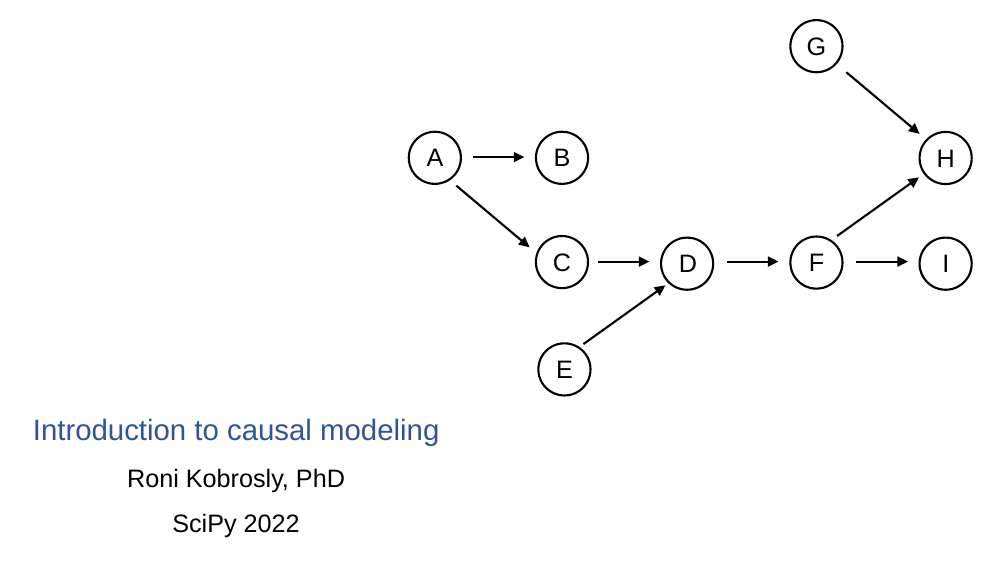
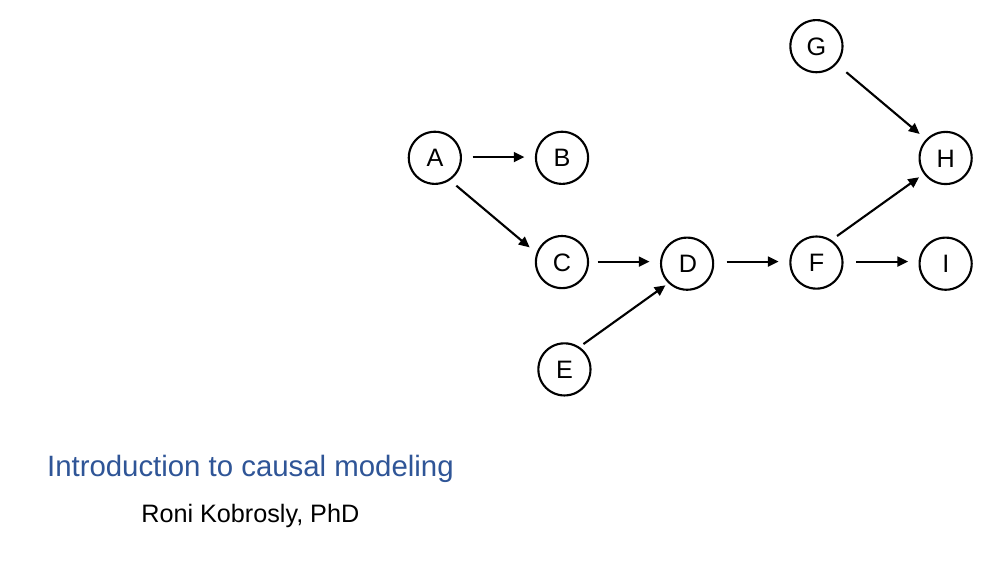
Before and after one commit to ronikobrosly/scipy_2022_causal_inference_tutorial, a slide deck: slide 1 of slides/tutorial_slides.pptx. Drawn at 1008x567 pixels with LibreOffice and Linux fonts; fonts in the diff are those of the drawing. Boxes give left, top, right and bottom in pixels: in the first picture for what was removed or moved away, otherwise in the second. Text is boxed around its words. In the diff, an @@ line names an element or a change of style, - is before the commit and + after.

```diff
--- a/slides/tutorial_slides.pptx
+++ b/slides/tutorial_slides.pptx
@@ title at (47, 454, 453, 528): text changed @@
-Introduction to causal modeling
-Roni Kobrosly, PhD
-SciPy 2022
+Introduction to causal modeling
+Roni Kobrosly, PhD
```
Also in this commit, not shown: 8 other slides changed, 16 slides added, 3 slides removed, 1 other file.
